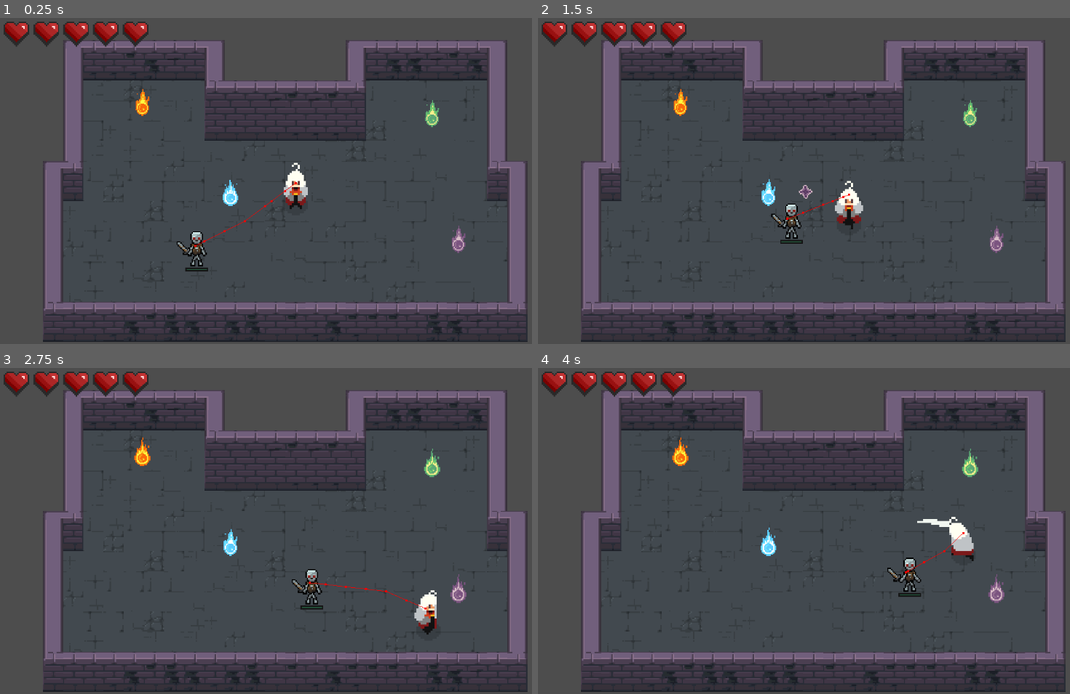
Above: before the commit, frames 1-4 (two rows, left to right).
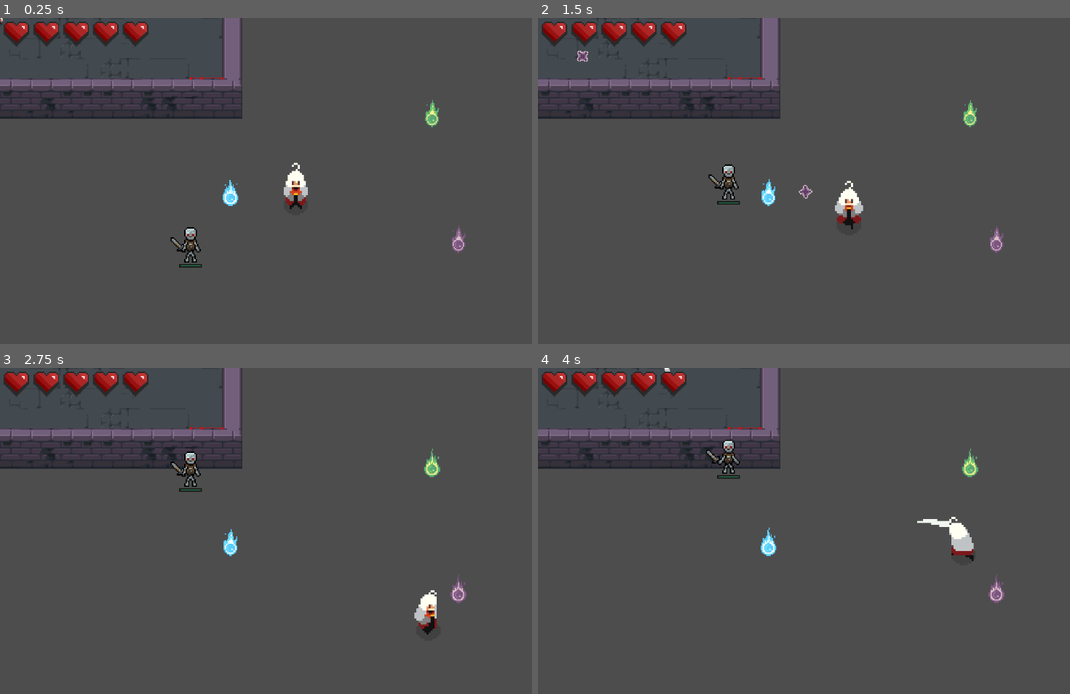
Above: after the commit, the same moments.

Repository: GuusOomen/Arcane-Dungeons-Trials-of-the-Elements
Game: Godot game, scene res://main.tscn
Same seed, same stepped clock (60 frames per second), same inputs: the game is played once before the commit and once after it.
Inputs (mouse positions are in pixels of both pictures, inside the frame that each line leads up to):
- Up to frame 1 (0.25 s): no input
- Up to frame 2 (1.5 s): move the mouse to (958, 164) at 0.52 s; hold D (right) 0.53-1.28 s; tap Space (attack) at 0.6 s; move the mouse to (713, 197) at 1.27 s; hold S (down) from 1.28 s (still down); click (713, 197) at 1.35 s
- Up to frame 3 (2.75 s): move the mouse to (351, 459) at 2.02 s; release S (down) at 2.03 s; hold D (right) from 2.03 s (still down); tap Ctrl (dash) at 2.1 s
- Up to frame 4 (4 s): move the mouse to (798, 596) at 2.77 s; release D (right) at 2.78 s; hold W (up) 2.78-3.53 s; tap Shift (roll) at 2.85 s; move the mouse to (1000, 579) at 3.52 s; hold A (left) from 3.53 s (still down); tap Space (attack) at 3.6 s

The runs differ from the first frame. In frame 1, 22% of the frame differs, in the area x 0-100%, y 0-100%; in frame 2, 22%; in frame 3, 22%; in frame 4, 22%.

Commit message:
Mainscript

Diff:
--- /dev/null
+++ b/main.gd
@@ -0,0 +1,18 @@
+extends Node
+
+var player := preload("res://Main_character.tscn")
+var testroom := preload("res://rooms/test_room.tscn")
+
+
+# Called when the node enters the scene tree for the first time.
+func _ready() -> void:
+	var character = player.instantiate()
+	var room = testroom.instantiate()
+	room.scale = Vector2(2.5,2.5)
+	add_child(room)
+	add_child(character)
+
+
+# Called every frame. 'delta' is the elapsed time since the previous frame.
+func _process(delta: float) -> void:
+	pass
--- a/main.tscn
+++ b/main.tscn
@@ -1,15 +1,12 @@
 [gd_scene load_steps=5 format=3 uid="uid://br858p83p1f5r"]
 
+[ext_resource type="Script" path="res://main.gd" id="1_oe2o2"]
 [ext_resource type="PackedScene" uid="uid://cokr0nbhhpsng" path="res://Main_character.tscn" id="2_pqbwu"]
-[ext_resource type="PackedScene" uid="uid://ip246espjksp" path="res://rooms/test_room.tscn" id="3_w78d1"]
 [ext_resource type="PackedScene" uid="uid://bqphqqsbp1btx" path="res://Skeleton.tscn" id="4_ot48j"]
-[ext_resource type="PackedScene" path="res://orb.tscn" id="6_8kdbm"]
+[ext_resource type="PackedScene" uid="uid://d0ybc5t7vr58y" path="res://orb.tscn" id="6_8kdbm"]
 
 [node name="Node" type="Node"]
-
-[node name="Room1" parent="." instance=ExtResource("3_w78d1")]
-position = Vector2(565, 444)
-scale = Vector2(2.5, 2.5)
+script = ExtResource("1_oe2o2")
 
 [node name="Orb_wind" parent="." instance=ExtResource("6_8kdbm")]
 position = Vector2(908.24, 450.86)
